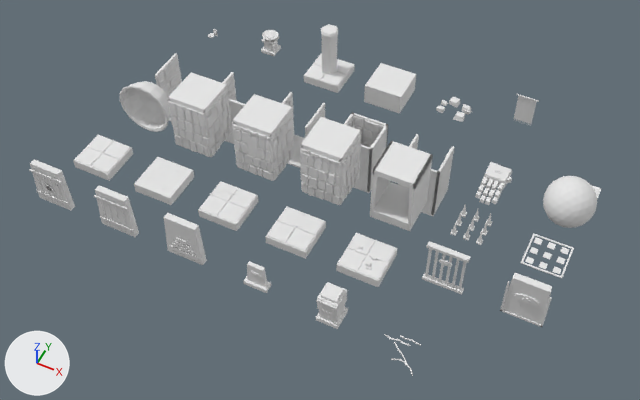
The glTF model assets/epiphany/templo_cumbre.glb as it was, and as the next commit left it.
Camera for both pictures: a 50 mm camera at (22.9, -32.8, 30.4) aimed at (10.4, -7.8, -0.9). The axes (+X, +Y, +Z) are drawn at lower left. The lights are the same throughout. The older version comes first.

The first picture shows 'hueco_pasillo', 'hueco_pozo', 'hueco_punta', 'jefe_mano', 'jefe_ojo', 'jefe_parpado', 'pared', 'pared_nicho', 'pared_ojo', 'paso_puerta', 'piso_arena', 'piso_grieta', 'piso_musgo', 'piso_roto', 'puerta_interruptor', 'puerta_jefe', 'puerta_llave', 'puerta_madera', 'puerta_persiana', 'tablilla', 'torreta', 'venas_doom' and 12 more.
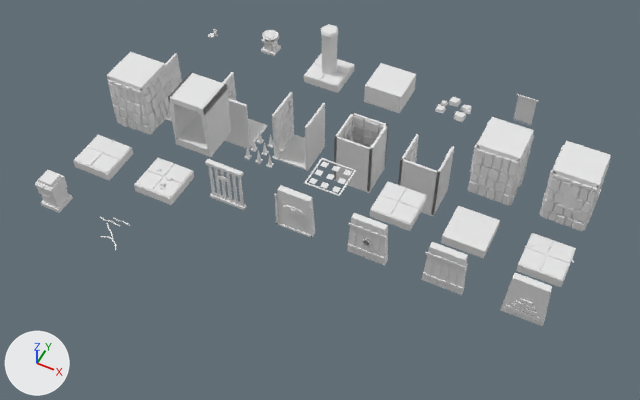
The change, as a list of edits to the scene's bpy script:
```text
Remove ob_jefe_mano:
    ob_jefe_mano = bpy.data.objects.new('jefe_mano', me_jefe_mano)
    ob_jefe_mano.location = (17.5, -3.5, 0.0)
Remove ob_jefe_ojo:
    ob_jefe_ojo = bpy.data.objects.new('jefe_ojo', me_jefe_ojo)
    ob_jefe_ojo.location = (21.0, -3.5, 0.0)
Remove ob_jefe_parpado:
    ob_jefe_parpado = bpy.data.objects.new('jefe_parpado', me_jefe_parpado)
    ob_jefe_parpado.location = (0.0, -7.0, 0.0)
Change ob_pared:
    ob_pared.location: (3.5, -7.0, 0.0) -> (17.5, -3.5, 0.0)
Change ob_pared_nicho:
    ob_pared_nicho.location: (7.0, -7.0, 0.0) -> (21.0, -3.5, 0.0)
Change ob_pared_ojo:
    ob_pared_ojo.location: (10.5, -7.0, 0.0) -> (0.0, -7.0, 0.0)
Change ob_paso_puerta:
    ob_paso_puerta.location: (14.0, -7.0, 0.0) -> (3.5, -7.0, 0.0)
Change ob_piso_arena:
    ob_piso_arena.location: (3.5, -10.5, 0.0) -> (17.5, -7.0, 0.0)
Change ob_piso_grieta:
    ob_piso_grieta.location: (7.0, -10.5, 0.0) -> (21.0, -7.0, 0.0)
Change ob_piso_musgo:
    ob_piso_musgo.location: (10.5, -10.5, 0.0) -> (0.0, -10.5, 0.0)
Change ob_piso_roto:
    ob_piso_roto.location: (14.0, -10.5, 0.0) -> (3.5, -10.5, 0.0)
Change ob_puerta_interruptor:
    ob_puerta_interruptor.location: (17.5, -10.5, 0.0) -> (7.0, -10.5, 0.0)
Change ob_puerta_jefe:
    ob_puerta_jefe.location: (21.0, -10.5, 0.0) -> (10.5, -10.5, 0.0)
Change ob_puerta_llave:
    ob_puerta_llave.location: (0.0, -14.0, 0.0) -> (14.0, -10.5, 0.0)
Change ob_puerta_madera:
    ob_puerta_madera.location: (3.5, -14.0, 0.0) -> (17.5, -10.5, 0.0)
Change ob_puerta_persiana:
    ob_puerta_persiana.location: (7.0, -14.0, 0.0) -> (21.0, -10.5, 0.0)
Remove ob_tablilla:
    ob_tablilla = bpy.data.objects.new('tablilla', me_tablilla)
    ob_tablilla.location = (10.5, -14.0, 0.0)
Change ob_torreta:
    ob_torreta.location: (14.0, -14.0, 0.0) -> (0.0, -14.0, 0.0)
Change ob_venas_doom:
    ob_venas_doom.location: (17.5, -14.0, 0.0) -> (3.5, -14.0, 0.0)
```

What differs and where, as boxes [x1, y1, x2, y2] in the pictures (640 x 400 px):
'pared_nicho', moved
    before: [232, 94, 295, 181]
    after: [539, 141, 611, 231]
'pared_ojo', moved
    before: [300, 117, 361, 205]
    after: [107, 52, 171, 135]
'paso_puerta', moved
    before: [370, 141, 433, 231]
    after: [168, 72, 232, 157]
'pared', moved
    before: [168, 72, 232, 157]
    after: [468, 117, 534, 205]
'piso_grieta', moved
    before: [198, 181, 258, 231]
    after: [516, 233, 576, 287]
'piso_roto', moved
    before: [336, 233, 397, 287]
    after: [134, 158, 194, 205]
'piso_arena', moved
    before: [134, 157, 194, 205]
    after: [441, 206, 500, 259]
'piso_musgo', moved
    before: [265, 206, 326, 259]
    after: [73, 135, 133, 181]
'puerta_jefe', moved
    before: [500, 273, 552, 327]
    after: [274, 185, 315, 238]
'puerta_persiana', moved
    before: [163, 213, 207, 265]
    after: [500, 273, 552, 326]
'puerta_madera', moved
    before: [94, 185, 139, 237]
    after: [422, 242, 468, 295]
'puerta_llave', moved
    before: [29, 159, 75, 211]
    after: [347, 213, 388, 266]
'jefe_ojo', deleted
    before: [543, 176, 597, 228]
'puerta_interruptor', moved
    before: [422, 241, 470, 295]
    after: [205, 159, 247, 210]
'torreta', moved
    before: [316, 282, 348, 329]
    after: [35, 170, 73, 213]
'jefe_parpado', deleted
    before: [120, 81, 171, 132]
'jefe_mano', deleted
    before: [475, 162, 512, 205]
'tablilla', deleted
    before: [243, 261, 271, 293]
'venas_doom', moved
    before: [384, 334, 421, 376]
    after: [100, 217, 130, 250]
'hueco_pasillo', unchanged, uncovered by the edit
    before: [282, 92, 325, 168]
    after: [272, 92, 325, 171]
'hueco_esquina', unchanged, uncovered by the edit
    before: [222, 72, 246, 144]
    after: [222, 72, 267, 150]
